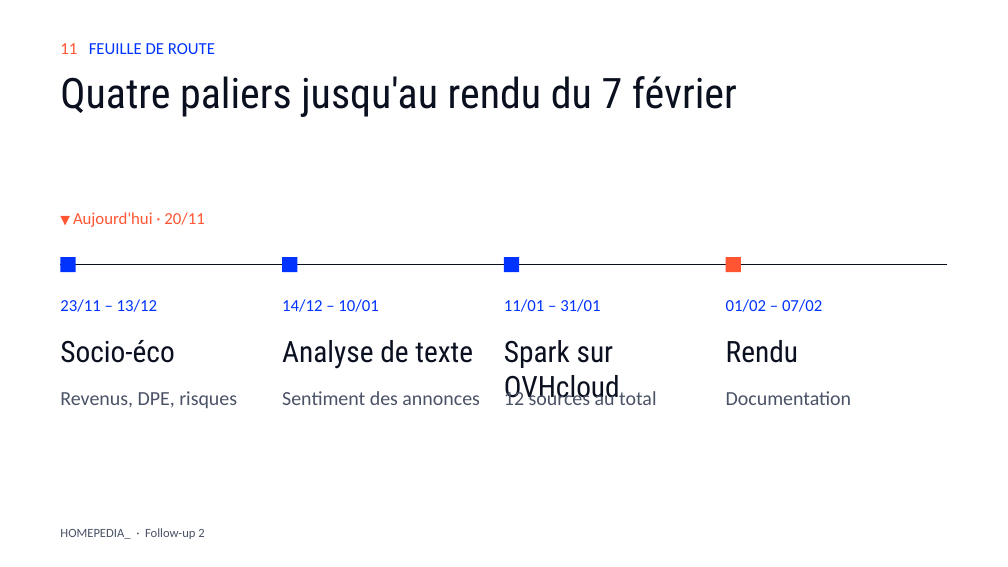
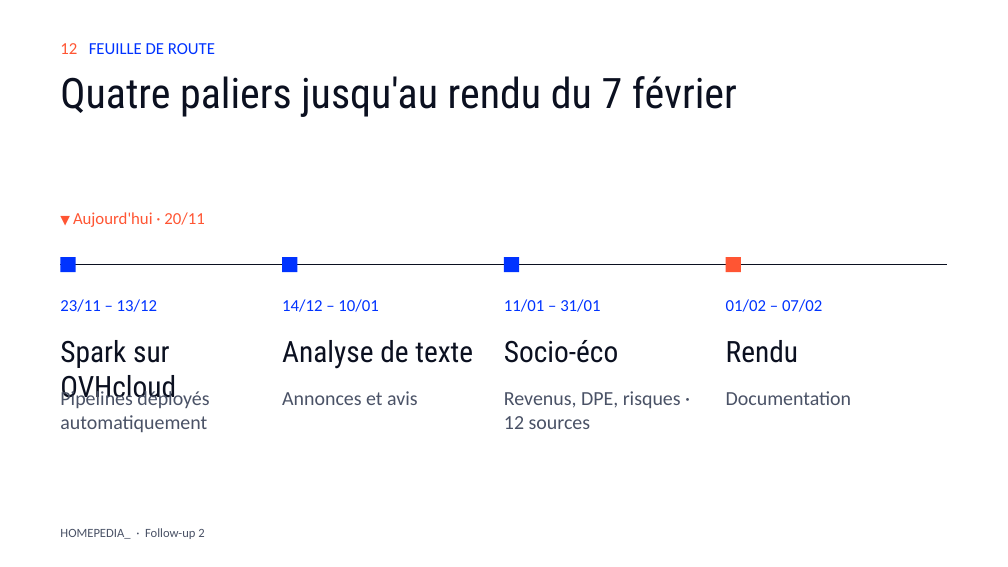
Before and after one commit to NicolasThao/T-DAT-901-Homepedia, a slide deck: slide 12 of docs/followup2/Homepedia_Follow-up_2.pptx (slide 11 before the commit). Drawn at 1008x567 pixels with LibreOffice and Linux fonts; fonts in the diff are those of the drawing. Boxes give left, top, right and bottom in pixels: in the first picture for what was removed or moved away, otherwise in the second. Text is boxed around its words. In the diff, an @@ line names an element or a change of style, - is before the commit and + after.

Commit message:
docs(followup2): slide Application et feuille de route reordonnee (cloud et pipelines d'abord)

```diff
--- a/docs/followup2/Homepedia_Follow-up_2.pptx
+++ b/docs/followup2/Homepedia_Follow-up_2.pptx
@@ text at [60, 43, 215, 54]: text changed @@
-11 FEUILLE DE ROUTE
+12 FEUILLE DE ROUTE
@@ text at [60, 340, 176, 405]: text changed @@
-Socio-éco
+Spark sur OVHcloud
@@ text at [504, 340, 618, 363]: text changed @@
-Spark sur OVHcloud
+Socio-éco
@@ text at [60, 388, 209, 432]: text changed @@
-Revenus, DPE, risques
+Pipelines déployés automatiquement
@@ text at [282, 391, 418, 405]: text changed @@
-Sentiment des annonces
+Annonces et avis
@@ text at [504, 391, 681, 429]: text changed @@
-12 sources au total
+Revenus, DPE, risques · 12 sources
```
Also in this commit, not shown: 5 other slides changed, 1 slide added, 10 other files.
